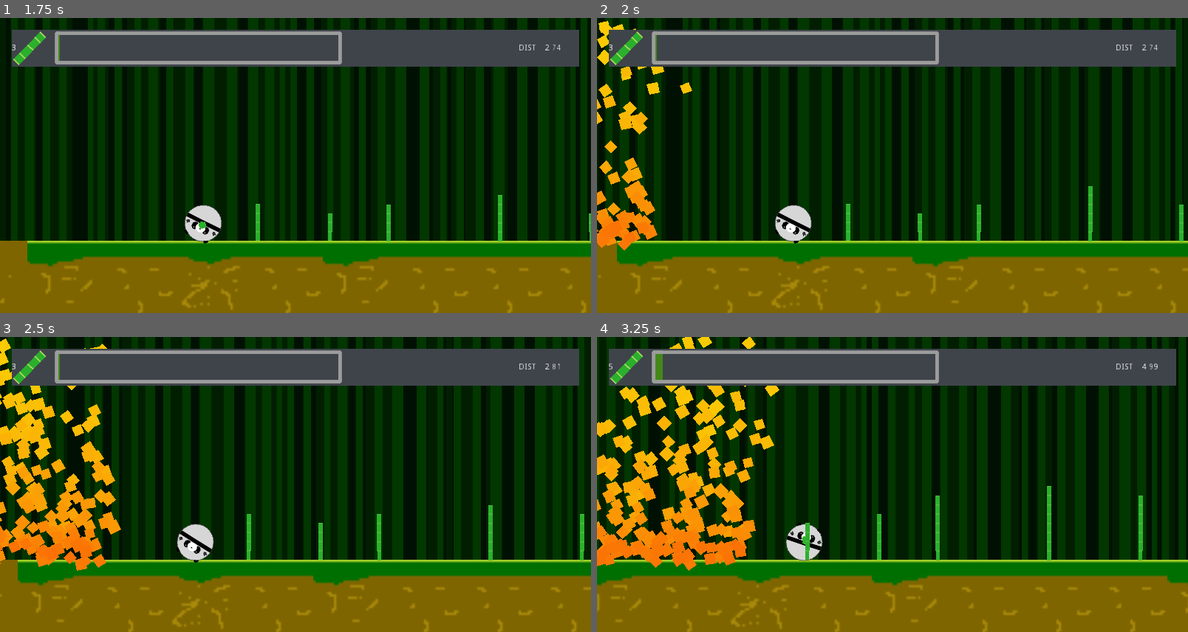
Above: before the commit, frames 1-4 (two rows, left to right).
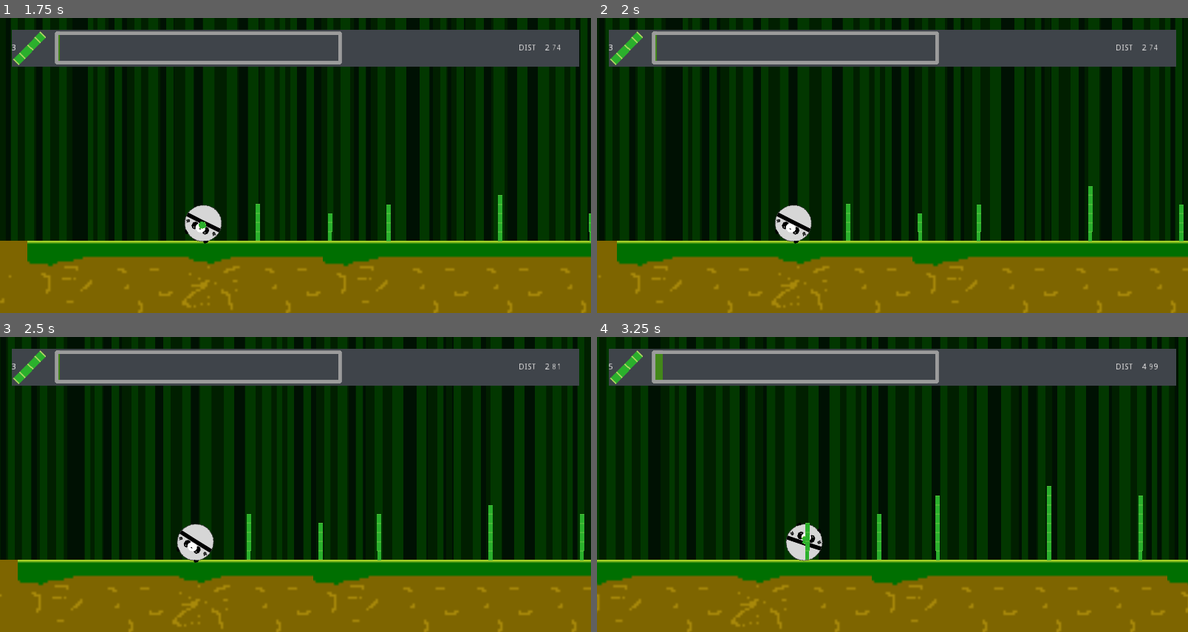
Above: after the commit, the same moments.

Repository: ZeePhoenix/LDJam42
Game: Godot game, scene res://Scene/Main.tscn
The game is run twice, just before and just after one commit, with the same random seed, the same clock (stepped at 60 frames per second) and the same inputs.
Inputs:
- Up to frame 1 (1.75 s): hold Right (ui_right) 0.53-1.28 s; hold Left (ui_left) from 1.28 s (still down)
- Up to frame 2 (2 s): keep holding Left (ui_left)
- Up to frame 3 (2.5 s): release Left (ui_left) at 2.03 s; hold Right (ui_right) from 2.03 s (still down)
- Up to frame 4 (3.25 s): release Right (ui_right) at 2.78 s; hold Up (ui_up) from 2.78 s (still down)

Frame 1 is identical in both runs. In frame 2, 2.5% of the frame differs, in the area x 0-17%, y 1-79%; in frame 3, 5.6%; in frame 4, 8.0%, in the area x 0-31%, y 0-80%.

Commit message:
V1.2 Add 1 second delay before Fire moves

Diff:
--- a/Panda Preserve/Code/Fire.gd
+++ b/Panda Preserve/Code/Fire.gd
@@ -10,6 +10,7 @@
 
 # Movement
 var spd
+var wait = 60
 
 func _ready():
 	# Declare Self
@@ -31,6 +32,9 @@
 	if area.overlaps_body(panda):
 		panda.kill()
 
-	move_and_collide(Vector2(spd, 0))
+	if wait > 0:
+		wait -= 1
+	else:
+		move_and_collide(Vector2(spd, 0))
 
 	pass
Not shown, changed: Panda Preserve/Panda Escape.exe
Not shown, changed: Panda Preserve/Panda Escape.pck
Not shown, changed: Panda Preserve/Panda Escape.zip
Not shown, changed: index.html
Not shown, added: index.js
Not shown, added: index.pck
Not shown, added: index.png
Not shown, added: index.wasm
